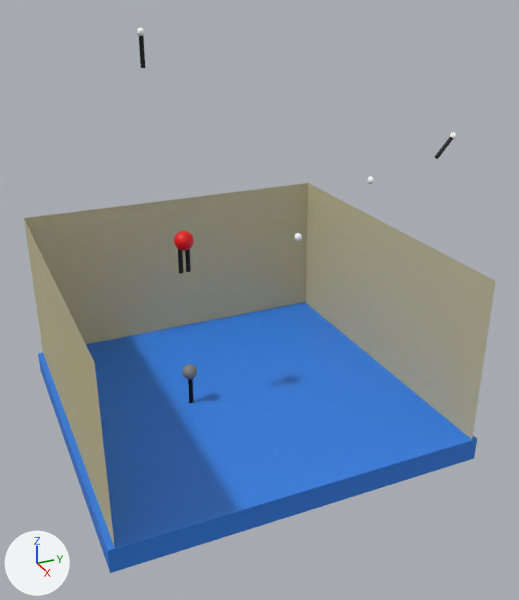
An edit to the Blender file main.blend, drawn before and after from the same camera.
Camera for both pictures: a 50 mm camera at (65.9, -26.6, 46.3) aimed at (1.7, 2.3, 14.2). The axes (+X, +Y, +Z) are drawn at lower left. The lights are the same throughout.

The older version as bpy lines, for what is in view:
```python
me_cube = bpy.data.meshes.new('Cube')
me_cube.from_pydata(...)  # a box spanning x -1.0..1.0, y -1.0..1.0, z -1.0..1.0
me_cube.materials.append(mat_material)  # blue #3180e7
me_plane = bpy.data.meshes.new('Plane')
me_plane.from_pydata([(-1.0, -1.0, 0.0), (1.0, -1.0, 0.0), (-1.0, 1.0, 0.0), (1.0, 1.0, 0.0), (-1.0, -1.0, 1.08), (1.0, -1.0, 1.08), (-1.0, 1.0, 1.08), (1.0, 1.0, 1.08)], [], [(0, 1, 3, 2), (2, 3, 7, 6), (1, 0, 4, 5), (0, 2, 6, 4)])
me_plane.materials.append(mat_material_001)  # beige #cac299
ob_background = bpy.data.objects.new('Background', me_plane)
ob_background.location = (0.0, 0.0, 0.0)
ob_background.scale = (18.7, 18.7, 18.7)
ob_protein_plane = bpy.data.objects.new('Protein Plane', me_cube)
ob_protein_plane.location = (0.0, 0.0, 1.1)
ob_protein_plane.scale = (18.7, 19.3, 1.24)
```
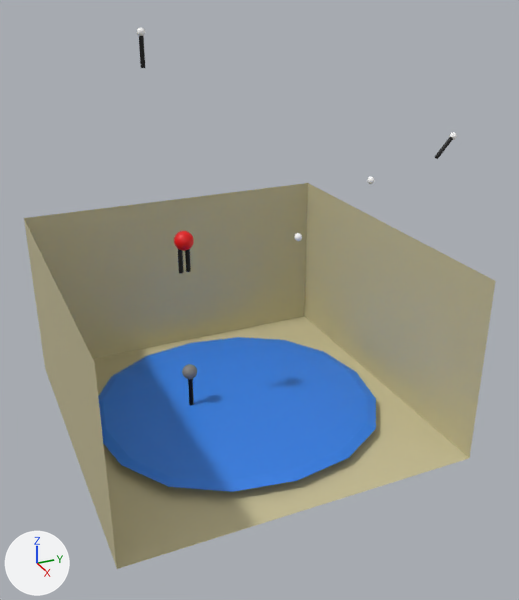
Location of each change, (x1, y1, x2, y2) in pixels of the pictures (519 x 600 px):
'Protein Plane', modifiers changed (37% narrower, 43% shorter): before (38, 302, 477, 573); after (98, 337, 376, 492)

What changed in the scene script:
```text
Change ob_protein_plane:
    add _m = ob_protein_plane.modifiers.new('Subdivision', 'SUBSURF')
    add _m.levels = 0
```
